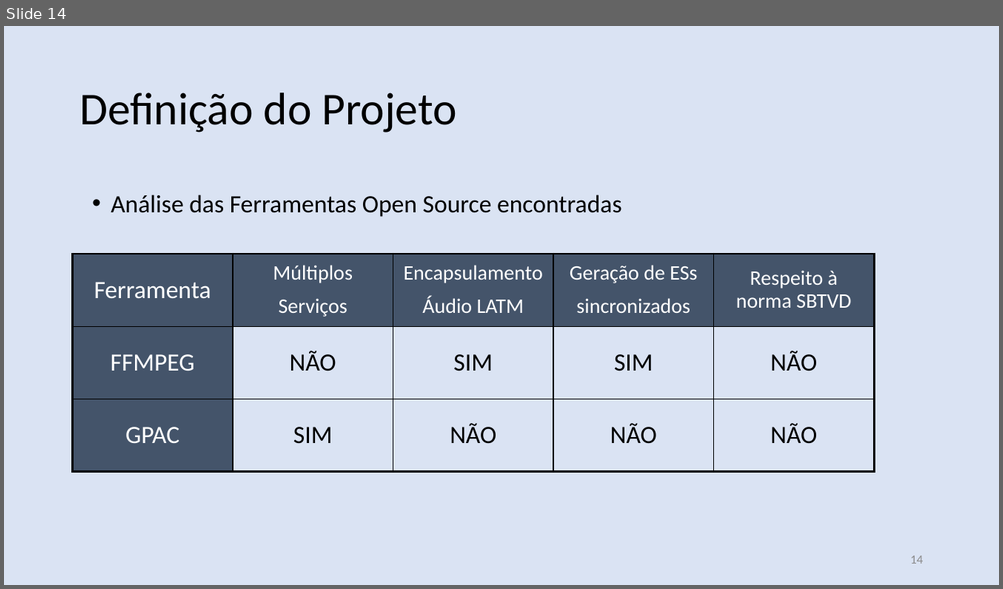
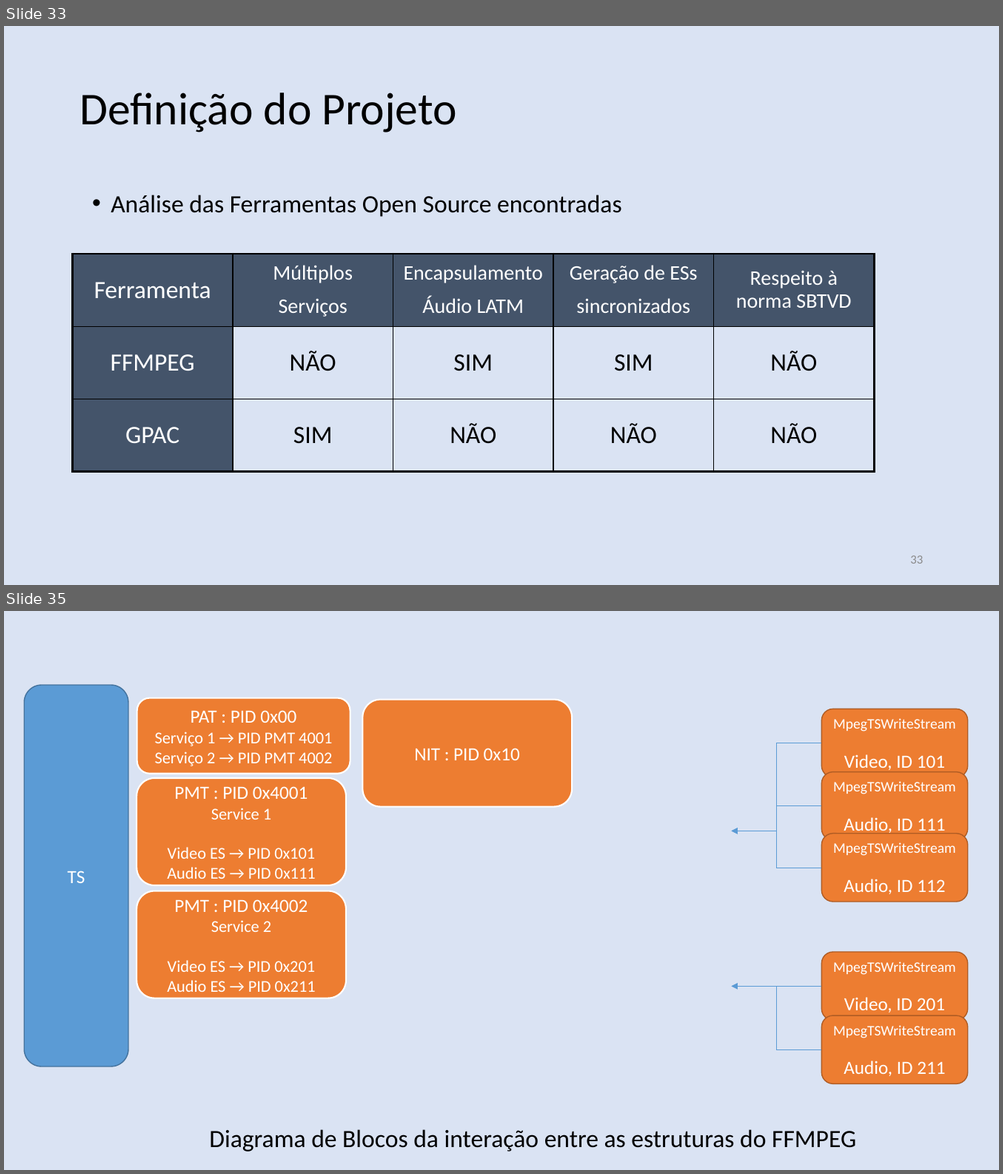
Before and after one commit to nasall2/TCC, a slide deck: relatorio/abntex2-modelos-1.9.2/figuras/apresentacao.pptx. Shown one above the other, each under a label of ours: slide 14 before the commit, slides 33 and 35 after it; the slides between them are not shown. The pictures are 1003x589 and 1003x1174 pixels, drawn with LibreOffice and Linux fonts; fonts in the diff are those of the drawing. Boxes give left, top, right and bottom in pixels: in the first picture for what was removed or moved away, otherwise in the second. Text is boxed around its words. In the diff, an @@ line names an element or a change of style, - is before the commit and + after.

```diff
--- a/relatorio/abntex2-modelos-1.9.2/figuras/apresentacao.pptx
+++ b/relatorio/abntex2-modelos-1.9.2/figuras/apresentacao.pptx
@@ slide 35 added at <box>4,611,999,1170</box>, background #DAE3F3 @@
@@ rounded rectangle added at <box>24,685,128,1067</box>, fill #5B9BD5, outline #43739E 1 pt, 18 pt, text #FFFFFF @@
+TS
@@ rounded rectangle added at <box>136,698,350,774</box>, fill #ED7D31, outline #FFFFFF 1.5 pt, 16 pt, text #FFFFFF @@
+PAT : PID 0x00
+Serviço 1 → PID PMT 4001
+Serviço 2 → PID PMT 4002
@@ rounded rectangle added at <box>363,700,572,807</box>, fill #ED7D31, outline #FFFFFF 1.5 pt, 18 pt, text #FFFFFF @@
+NIT : PID 0x10
@@ rounded rectangle added at <box>822,709,968,777</box>, fill #ED7D31, outline #AF5C24 1 pt, 14 pt, text #FFFFFF @@
+MpegTSWriteStream
+Video, ID 101
@@ elbow arrow added from (822, 743) to (731, 831), #5B9BD5 0.5 pt @@
@@ rounded rectangle added at <box>136,778,347,886</box>, fill #ED7D31, outline #FFFFFF 1.5 pt, 16 pt, text #FFFFFF @@
+PMT : PID 0x4001
+Service 1
+Video ES → PID 0x101
+Audio ES → PID 0x111
@@ rounded rectangle added at <box>822,772,968,841</box>, fill #ED7D31, outline #AF5C24 1 pt, 14 pt, text #FFFFFF @@
+MpegTSWriteStream
+Audio, ID 111
@@ elbow arrow added from (822, 806) to (731, 831), #5B9BD5 0.5 pt @@
@@ elbow arrow added from (822, 868) to (731, 831), #5B9BD5 0.5 pt @@
@@ rounded rectangle added at <box>822,833,968,902</box>, fill #ED7D31, outline #AF5C24 1 pt, 14 pt, text #FFFFFF @@
+MpegTSWriteStream
+Audio, ID 112
@@ rounded rectangle added at <box>136,891,347,999</box>, fill #ED7D31, outline #FFFFFF 1.5 pt, 16 pt, text #FFFFFF @@
+PMT : PID 0x4002
+Service 2
+Video ES → PID 0x201
+Audio ES → PID 0x211
@@ rounded rectangle added at <box>822,952,968,1021</box>, fill #ED7D31, outline #AF5C24 1 pt, 14 pt, text #FFFFFF @@
+MpegTSWriteStream
+Video, ID 201
@@ elbow arrow added from (822, 1051) to (731, 986), #5B9BD5 0.5 pt @@
@@ elbow arrow added from (822, 986) to (731, 986), #5B9BD5 0.5 pt @@
@@ rounded rectangle added at <box>822,1016,968,1085</box>, fill #ED7D31, outline #AF5C24 1 pt, 14 pt, text #FFFFFF @@
+MpegTSWriteStream
+Audio, ID 211
@@ subtitle added at <box>209,1130,856,1152</box>, 24 pt, text #000000 @@
+Diagrama de Blocos da interação entre as estruturas do FFMPEG
@@ what was slide 14 is now slide 33 @@
@@ page number at <box>910,556,922,564</box>: text changed @@
-14
+33
```
Also in this commit, not shown: 11 slides changed, 19 other slides added, 7 slides removed, 1 other file.
